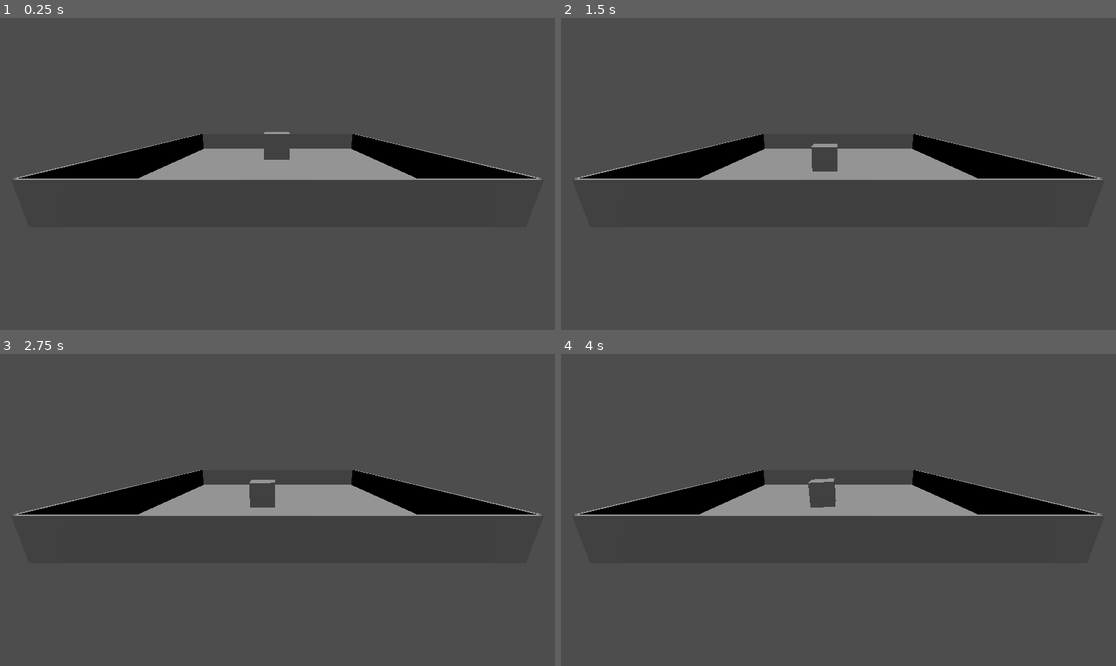
Above: before the commit, frames 1-4 (two rows, left to right).
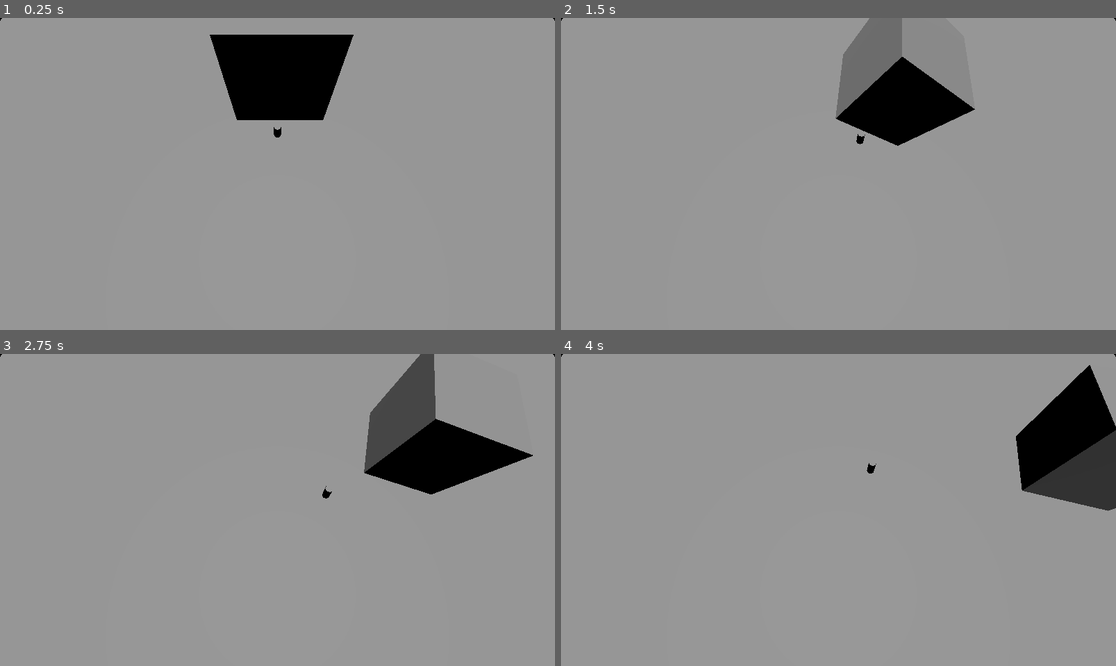
Above: after the commit, the same moments.

Repository: Paladinking/Field_Necromancer
Game: Godot game, scene res://main.tscn
The game is run twice, just before and just after one commit, with the same random seed, the same clock (stepped at 60 frames per second) and the same inputs. Before the commit the project starts from res://world.tscn.
Inputs:
- Up to frame 1 (0.25 s): no input
- Up to frame 2 (1.5 s): tap Enter at 0.5 s; hold D (go_right, bound only after the commit) 0.53-1.28 s; hold S (go_down, bound only after the commit) from 1.28 s (still down)
- Up to frame 3 (2.75 s): release S (go_down, bound only after the commit) at 2.03 s; hold D (go_right, bound only after the commit) from 2.03 s (still down)
- Up to frame 4 (4 s): release D (go_right, bound only after the commit) at 2.78 s; hold W (go_up, bound only after the commit) 2.78-3.53 s; hold A (go_left, bound only after the commit) from 3.53 s (still down)

The runs differ from the first frame. In frame 1, 96% of the frame differs, in the area x 0-100%, y 0-100%; in frame 2, 96%; in frame 3, 93%; in frame 4, 96%.

Commit message:
added main scene, player and zombie files

Diff:
--- /dev/null
+++ b/Characters/player.gd
@@ -0,0 +1,24 @@
+extends CharacterBody3D
+
+
+const SPEED = 5.0
+const JUMP_VELOCITY = 4.5
+
+# Get the gravity from the project settings to be synced with RigidBody nodes.
+var gravity = ProjectSettings.get_setting("physics/3d/default_gravity")
+
+
+func _physics_process(delta):
+	if not is_on_floor():
+		velocity.y -= gravity * delta
+
+	var input_dir = Input.get_vector("go_left", "go_right", "go_up", "go_down")
+	var direction = (transform.basis * Vector3(input_dir.x, 0, input_dir.y)).normalized()
+	if direction:
+		velocity.x = direction.x * SPEED
+		velocity.z = direction.z * SPEED
+	else:
+		velocity.x = move_toward(velocity.x, 0, SPEED)
+		velocity.z = move_toward(velocity.z, 0, SPEED)
+
+	move_and_slide()
--- /dev/null
+++ b/Characters/player.tscn
@@ -0,0 +1,14 @@
+[gd_scene load_steps=3 format=3 uid="uid://40t17omux2gf"]
+
+[ext_resource type="Script" path="res://Characters/player.gd" id="1_daf4w"]
+
+[sub_resource type="CapsuleShape3D" id="CapsuleShape3D_p7p8e"]
+
+[node name="Player" type="CharacterBody3D"]
+transform = Transform3D(1, 0, 0, 0, 1, 0, 0, 0, 1, 0, 1, 0)
+script = ExtResource("1_daf4w")
+
+[node name="CollisionShape3D" type="CollisionShape3D" parent="."]
+shape = SubResource("CapsuleShape3D_p7p8e")
+
+[node name="CSGCylinder3D" type="CSGCylinder3D" parent="."]
--- /dev/null
+++ b/Characters/zombie.gd
@@ -0,0 +1,15 @@
+extends CharacterBody3D
+
+
+var gravity = ProjectSettings.get_setting("physics/3d/default_gravity")
+
+
+func _ready():
+	pass
+
+
+func _process(delta):
+	if not is_on_floor():
+		velocity.y -= gravity * delta
+
+	move_and_slide()
--- /dev/null
+++ b/Characters/zombie.tscn
@@ -0,0 +1,15 @@
+[gd_scene load_steps=3 format=3 uid="uid://ffk16i63c45l"]
+
+[ext_resource type="Script" path="res://Characters/zombie.gd" id="1_2i0eo"]
+
+[sub_resource type="CapsuleShape3D" id="CapsuleShape3D_xkjkx"]
+
+[node name="Zombie" type="CharacterBody3D"]
+transform = Transform3D(1, 0, 0, 0, 1, 0, 0, 0, 1, 0, 1, 0)
+script = ExtResource("1_2i0eo")
+
+[node name="CollisionShape3D" type="CollisionShape3D" parent="."]
+shape = SubResource("CapsuleShape3D_xkjkx")
+
+[node name="CSGSphere3D" type="CSGBox3D" parent="."]
+size = Vector3(1, 2, 1)
--- /dev/null
+++ b/main.gd
@@ -0,0 +1,16 @@
+extends Node
+
+
+# Called when the node enters the scene tree for the first time.
+func _ready():
+	pass # Replace with function body.
+
+
+# Called every frame. 'delta' is the elapsed time since the previous frame.
+func _process(delta):
+	pass
+
+
+func _unhandled_key_input(event):
+	if event.keycode == KEY_ESCAPE:
+		get_tree().quit()
--- /dev/null
+++ b/main.tscn
@@ -0,0 +1,18 @@
+[gd_scene load_steps=4 format=3 uid="uid://c5fhpybtumbeq"]
+
+[ext_resource type="Script" path="res://main.gd" id="1_hr2f8"]
+[ext_resource type="PackedScene" uid="uid://40t17omux2gf" path="res://Characters/player.tscn" id="1_q5uns"]
+[ext_resource type="PackedScene" uid="uid://cag01vc8xhji0" path="res://world.tscn" id="3_nlw61"]
+
+[node name="Main" type="Node"]
+script = ExtResource("1_hr2f8")
+
+[node name="Camera3D" type="Camera3D" parent="."]
+transform = Transform3D(1, 0, 0, 0, 0.34202, 0.939693, 0, -0.939693, 0.34202, 0, 25, 15)
+
+[node name="DirectionalLight3D" type="DirectionalLight3D" parent="."]
+transform = Transform3D(1, 0, 0, 0, -4.37114e-08, 1, 0, -1, -4.37114e-08, 0, 0, 0)
+
+[node name="Player" parent="." instance=ExtResource("1_q5uns")]
+
+[node name="World" parent="." instance=ExtResource("3_nlw61")]
--- a/project.godot
+++ b/project.godot
@@ -11,10 +11,63 @@
 [application]
 
 config/name="Field_Necromancer"
-run/main_scene="res://world.tscn"
+run/main_scene="res://main.tscn"
 config/features=PackedStringArray("4.2", "Forward Plus")
 config/icon="res://icon.svg"
 
 [dotnet]
 
 project/assembly_name="Field_Necromancer"
+
+[input]
+
+go_left={
+"deadzone": 0.5,
+"events": [Object(InputEventKey,"resource_local_to_scene":false,"resource_name":"","device":-1,"window_id":0,"alt_pressed":false,"shift_pressed":false,"ctrl_pressed":false,"meta_pressed":false,"pressed":false,"keycode":0,"physical_keycode":65,"key_label":0,"unicode":97,"echo":false,"script":null)
+]
+}
+go_right={
+"deadzone": 0.5,
+"events": [Object(InputEventKey,"resource_local_to_scene":false,"resource_name":"","device":-1,"window_id":0,"alt_pressed":false,"shift_pressed":false,"ctrl_pressed":false,"meta_pressed":false,"pressed":false,"keycode":0,"physical_keycode":68,"key_label":0,"unicode":100,"echo":false,"script":null)
+]
+}
+go_up={
+"deadzone": 0.5,
+"events": [Object(InputEventKey,"resource_local_to_scene":false,"resource_name":"","device":-1,"window_id":0,"alt_pressed":false,"shift_pressed":false,"ctrl_pressed":false,"meta_pressed":false,"pressed":false,"keycode":0,"physical_keycode":87,"key_label":0,"unicode":119,"echo":false,"script":null)
+]
+}
+go_down={
+"deadzone": 0.5,
+"events": [Object(InputEventKey,"resource_local_to_scene":false,"resource_name":"","device":-1,"window_id":0,"alt_pressed":false,"shift_pressed":false,"ctrl_pressed":false,"meta_pressed":false,"pressed":false,"keycode":0,"physical_keycode":83,"key_label":0,"unicode":115,"echo":false,"script":null)
+]
+}
+dig={
+"deadzone": 0.5,
+"events": [Object(InputEventKey,"resource_local_to_scene":false,"resource_name":"","device":-1,"window_id":0,"alt_pressed":false,"shift_pressed":false,"ctrl_pressed":false,"meta_pressed":false,"pressed":false,"keycode":0,"physical_keycode":32,"key_label":0,"unicode":32,"echo":false,"script":null)
+]
+}
+attack={
+"deadzone": 0.5,
+"events": [Object(InputEventKey,"resource_local_to_scene":false,"resource_name":"","device":-1,"window_id":0,"alt_pressed":false,"shift_pressed":false,"ctrl_pressed":false,"meta_pressed":false,"pressed":false,"keycode":0,"physical_keycode":4194309,"key_label":0,"unicode":0,"echo":false,"script":null)
+]
+}
+look_left={
+"deadzone": 0.5,
+"events": [Object(InputEventKey,"resource_local_to_scene":false,"resource_name":"","device":-1,"window_id":0,"alt_pressed":false,"shift_pressed":false,"ctrl_pressed":false,"meta_pressed":false,"pressed":false,"keycode":0,"physical_keycode":4194319,"key_label":0,"unicode":0,"echo":false,"script":null)
+]
+}
+look_right={
+"deadzone": 0.5,
+"events": [Object(InputEventKey,"resource_local_to_scene":false,"resource_name":"","device":-1,"window_id":0,"alt_pressed":false,"shift_pressed":false,"ctrl_pressed":false,"meta_pressed":false,"pressed":false,"keycode":0,"physical_keycode":4194321,"key_label":0,"unicode":0,"echo":false,"script":null)
+]
+}
+look_up={
+"deadzone": 0.5,
+"events": [Object(InputEventKey,"resource_local_to_scene":false,"resource_name":"","device":-1,"window_id":0,"alt_pressed":false,"shift_pressed":false,"ctrl_pressed":false,"meta_pressed":false,"pressed":false,"keycode":0,"physical_keycode":4194320,"key_label":0,"unicode":0,"echo":false,"script":null)
+]
+}
+look_down={
+"deadzone": 0.5,
+"events": [Object(InputEventKey,"resource_local_to_scene":false,"resource_name":"","device":-1,"window_id":0,"alt_pressed":false,"shift_pressed":false,"ctrl_pressed":false,"meta_pressed":false,"pressed":false,"keycode":0,"physical_keycode":4194322,"key_label":0,"unicode":0,"echo":false,"script":null)
+]
+}
--- a/world.tscn
+++ b/world.tscn
@@ -9,7 +9,7 @@
 [sub_resource type="BoxShape3D" id="BoxShape3D_ct4y7"]
 size = Vector3(10, 10, 10)
 
-[node name="Node3D" type="Node3D"]
+[node name="World" type="Node3D"]
 
 [node name="StaticBody3D" type="StaticBody3D" parent="."]
 
@@ -62,9 +62,3 @@
 
 [node name="CSGBox3D" type="CSGBox3D" parent="RigidBody3D"]
 size = Vector3(10, 10, 10)
-
-[node name="Camera3D" type="Camera3D" parent="."]
-transform = Transform3D(-1, -1.77636e-15, -8.74228e-08, -2.41043e-08, 0.961238, 0.275721, 8.40341e-08, 0.275721, -0.961238, 0, 21.6178, -87.3605)
-
-[node name="DirectionalLight3D" type="DirectionalLight3D" parent="."]
-transform = Transform3D(1, 0, 0, 0, -0.173648, 0.984808, 0, -0.984808, -0.173648, 0, 273.565, -299.579)
Not shown: 1 places in world.tscn that only renumber resources
